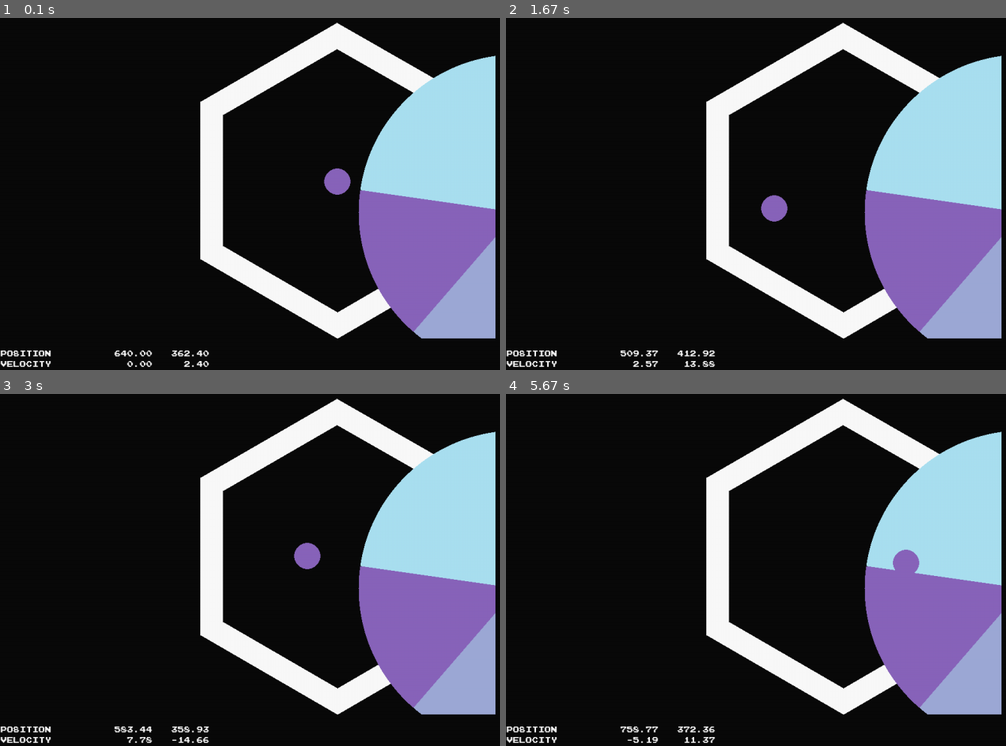
Above: before the commit, frames 1-4 (two rows, left to right).
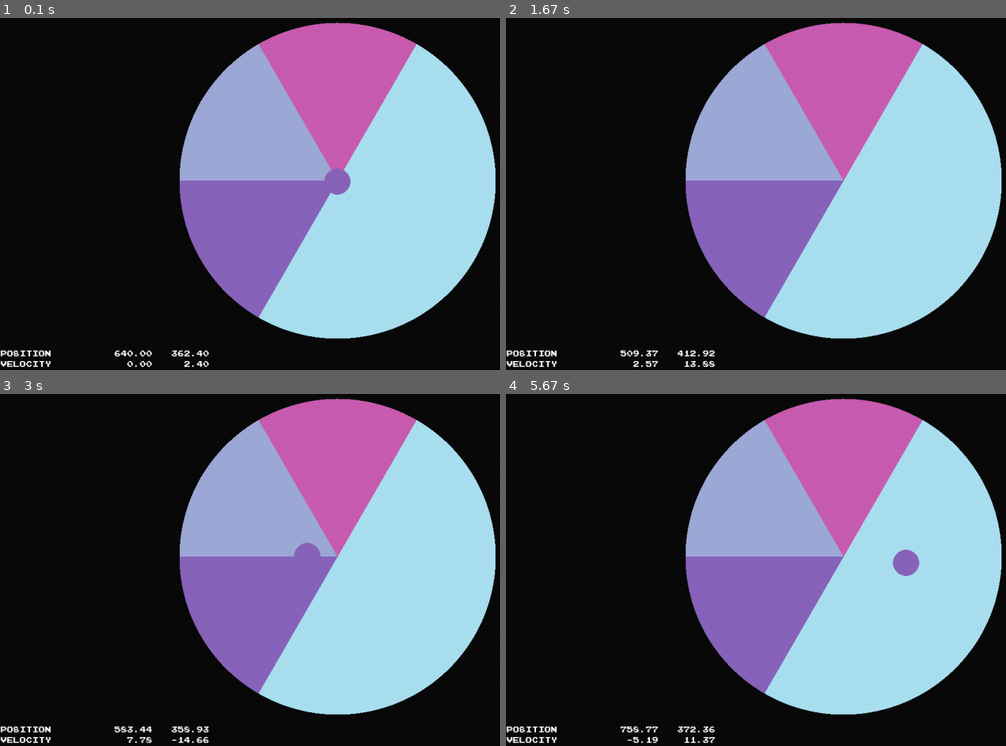
Above: after the commit, the same moments.

Repository: jwannamaker/PolyBounce
Game: pygame game, started from main.py
Two runs of this game, one before a commit and one after it. Both use one fixed random seed, a clock stepped at 60 frames per second and the inputs below.
Inputs:
- Up to frame 1 (0.1 s): no input
- Up to frame 2 (1.67 s): hold D 0.33-0.8 s; hold W 0.83-1.13 s; hold D 1.17-1.63 s
- Up to frame 3 (3 s): hold A 1.67-2.2 s; hold S 2.23-2.53 s; hold A 2.57-2.97 s
- Up to frame 4 (5.67 s): hold W 3-3.37 s; hold D 3.4-4.03 s; hold S 4.07-4.43 s; hold A 4.47-4.93 s; hold D 4.97-5.43 s; hold W from 5.47 s (still down)

The runs differ from the first frame. In frame 1, 41% of the frame differs, in the area x 35-100%, y 1-92%; in frame 2, 41%; in frame 3, 41%; in frame 4, 41%.

Commit message:
Fixed the problem with the wheel not drawing at the correct position. When I passed in the surface to draw on as self.image, the coordinates that the rect argument of pygame.draw.arc() was looking for, used that (x, y, width, height) from self.rect--meaning it was adjusting the position NOT according to the whole screen surface, but according to the image surface of the polygon. Therefore, (0, 0) was the correct position to pass into the rect argument.
Now I'm moving on to using the mask to correct the amount of the arcs
shown. Which should complete my task for coloring the sides of the
polygon rings.

Diff:
--- a/polygon.py
+++ b/polygon.py
@@ -90,12 +90,19 @@
         surface.blit(self.image, blit_position)
 
     def color_sides(self):
-        start_angle = 2 * np.pi
+        '''
+            Draws a pinwheel of the same number of segments as the polygon has N
+            sides, then uses the ring mask to show up as each side being a
+            different color. The arc is drawn in CCW direction from the start angle
+            to the end angle.
+        '''
+        start_angle = 0
+        stop_angle = self.theta
         for i in range(1, self.N + 1):
             r_color = random.choice(list(RING_PALLETE.values()))
-            start_angle -= self.theta
-            end_angle = start_angle + self.theta
-            pygame.draw.arc(self.image, r_color, self.rect, round(start_angle), round(end_angle), self.radius)
+            start_angle += self.theta
+            stop_angle += self.theta
+            pygame.draw.arc(self.image, r_color, (0, 0, 600, 600), start_angle, stop_angle, self.radius - 1)
 
 
     def get_closest_side(self, point):
